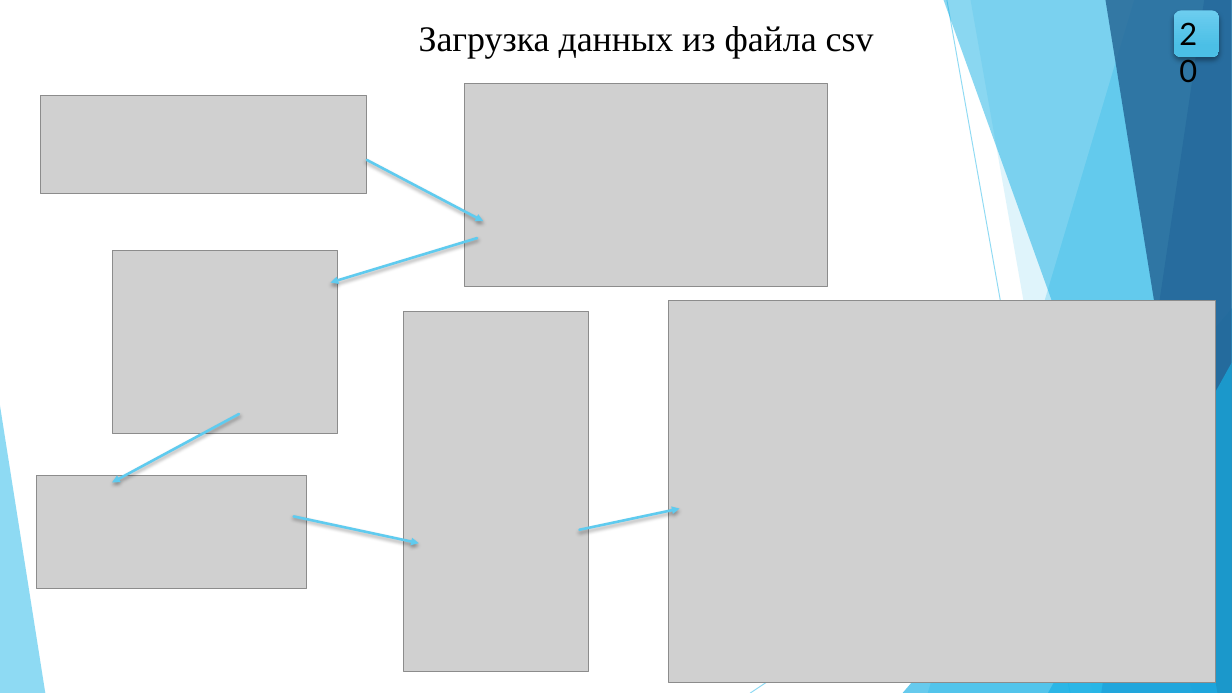
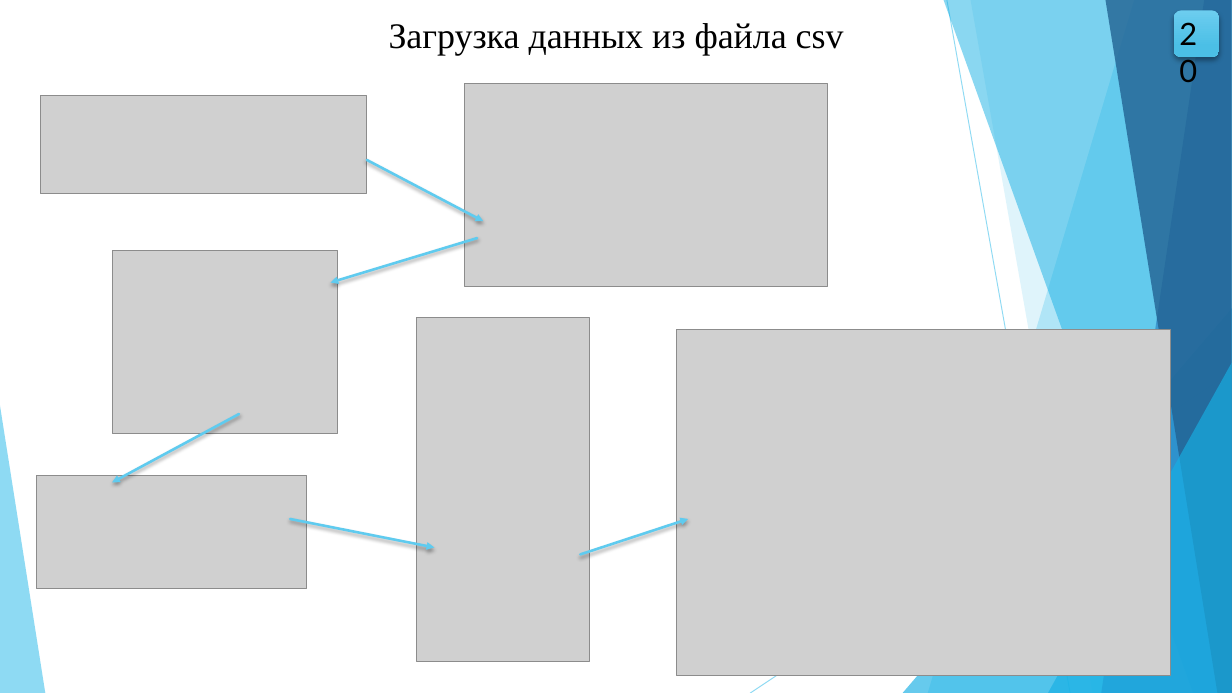
Before and after one commit to wolfufu/EpidemicModelsApp, a slide deck: slide 20 of VKR_Volkova_VMO41.pptx. Drawn at 1232x693 pixels with LibreOffice and Linux fonts; fonts in the diff are those of the drawing; grey boxes stand for pictures. Boxes give left, top, right and bottom in pixels: in the first picture for what was removed or moved away, otherwise in the second. Text is boxed around its words. In the diff, an @@ line names an element or a change of style, - is before the commit and + after.

```diff
--- a/VKR_Volkova_VMO41.pptx
+++ b/VKR_Volkova_VMO41.pptx
@@ text "Загрузка данных из файла csv": place and size @@
-text "Загрузка данных из файла csv" at (419,26,874,58)
+text "Загрузка данных из файла csv" at (389,23,844,56)
@@ picture: place and size @@
-picture at (404,311,589,672)
+picture at (417,317,589,661)
@@ picture: place and size @@
-picture at (668,300,1215,682)
+picture at (677,329,1170,676)
@@ arrow moved from (294, 517) - (419, 543) to (290, 519) - (434, 548) @@
@@ arrow moved from (579, 530) - (680, 508) to (580, 555) - (689, 519) @@
```
Also in this commit, not shown: 13 other slides changed, 13 other files.
